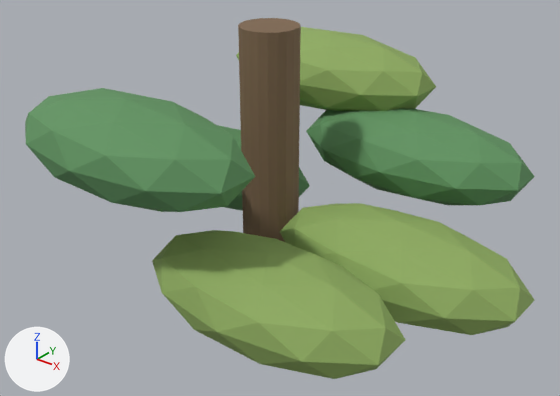
Renders of the glTF model assets/models/flora/flora-mycelia/flora-mycelia_variant_a.glb from each side of a commit.
One viewpoint serves both versions: a 50 mm camera at (1.261, -1.532, 1.519) aimed at (0.026, 0.011, 0.562). Arrows for +X, +Y and +Z are at lower left; the lights stay in place. The older version comes first. Objects named as collision shapes, trigger or cutter boxes, shadow casters or lower levels of detail are left out. Where no turn or scale is listed for an object, it has been applied to the vertices.

Objects in the first picture: 'Leaf cluster', 'Leaf cluster.001', 'Leaf cluster.002', 'Leaf cluster.003', 'Leaf cluster.005', 'Leaf cluster.006', 'Plant stem'.
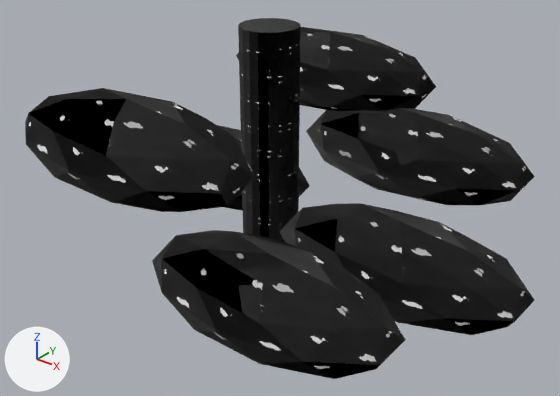
The newer file is also turned or shifted as a whole; pictures and numbers use the older file's frame.

The change, as a diff of the scene's bpy script:
```diff
--- a/assets/models/flora/flora-mycelia/flora-mycelia_variant_a.glb.py
+++ b/assets/models/flora/flora-mycelia/flora-mycelia_variant_a.glb.py
@@ img_metal_roughness @@
+img_metal_roughness = load_image('metal_roughness', '_unpacked/metal_roughness', 256, 256, 'Non-Color')
@@ img_metal_albedo @@
+img_metal_albedo = load_image('metal_albedo', '_unpacked/metal_albedo', 256, 256, 'sRGB')
@@ img_metal_height @@
+img_metal_height = load_image('metal_height', '_unpacked/metal_height', 256, 256, 'Non-Color')
@@ img_organic_roughness @@
+img_organic_roughness = load_image('organic_roughness', '_unpacked/organic_roughness', 256, 256, 'Non-Color')
@@ img_organic_height @@
+img_organic_height = load_image('organic_height', '_unpacked/organic_height', 256, 256, 'Non-Color')
@@ img_organic_albedo @@
+img_organic_albedo = load_image('organic_albedo', '_unpacked/organic_albedo', 256, 256, 'sRGB')
@@ mat_alien_leaf @@
 mat_alien_leaf = bpy.data.materials.new('Alien leaf')
-# nodes: BsdfPrincipled, OutputMaterial
-# colours: green #90ad61
+# nodes: BsdfPrincipled, Math, NormalMap, OutputMaterial, SeparateColor, TexImage x3
+# uses the picture img_organic_albedo
+# uses the picture img_organic_height
+# uses the picture img_organic_roughness
@@ mat_alien_foliage @@
 mat_alien_foliage = bpy.data.materials.new('Alien foliage')
-# nodes: BsdfPrincipled, OutputMaterial
-# colours: green #619561
+# nodes: BsdfPrincipled, Math, NormalMap, OutputMaterial, SeparateColor, TexImage x3
+# uses the picture img_organic_albedo
+# uses the picture img_organic_height
+# uses the picture img_organic_roughness
@@ mat_alien_bark @@
 mat_alien_bark = bpy.data.materials.new('Alien bark')
-# nodes: BsdfPrincipled, OutputMaterial
-# colours: brown #816950
+# nodes: BsdfPrincipled, Math, NormalMap, OutputMaterial, SeparateColor, TexImage x3
+# uses the picture img_metal_albedo
+# uses the picture img_metal_height
+# uses the picture img_metal_roughness
```

Location of each change, [x1, y1, x2, y2] in pixels of the pictures (560 x 396 px):
'Leaf cluster.006', surface changed (green to black): [152, 230, 405, 379] in both
'Leaf cluster.005', surface changed (green to black): [25, 88, 255, 212] in both
'Leaf cluster', surface changed (green to black): [280, 203, 535, 335] in both
'Leaf cluster.001', surface changed (green to black): [306, 108, 535, 205] in both
'Plant stem', surface changed (brown to black): [238, 18, 301, 242] in both
'Leaf cluster.002', surface changed (green to black): [236, 27, 436, 111] in both
'Leaf cluster.003', surface changed: [217, 125, 310, 211] in both
